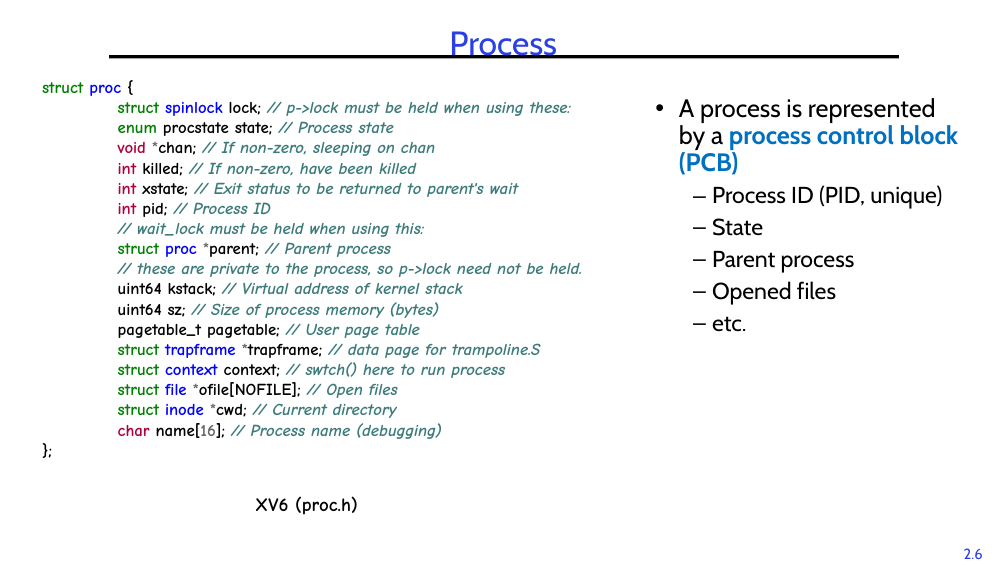
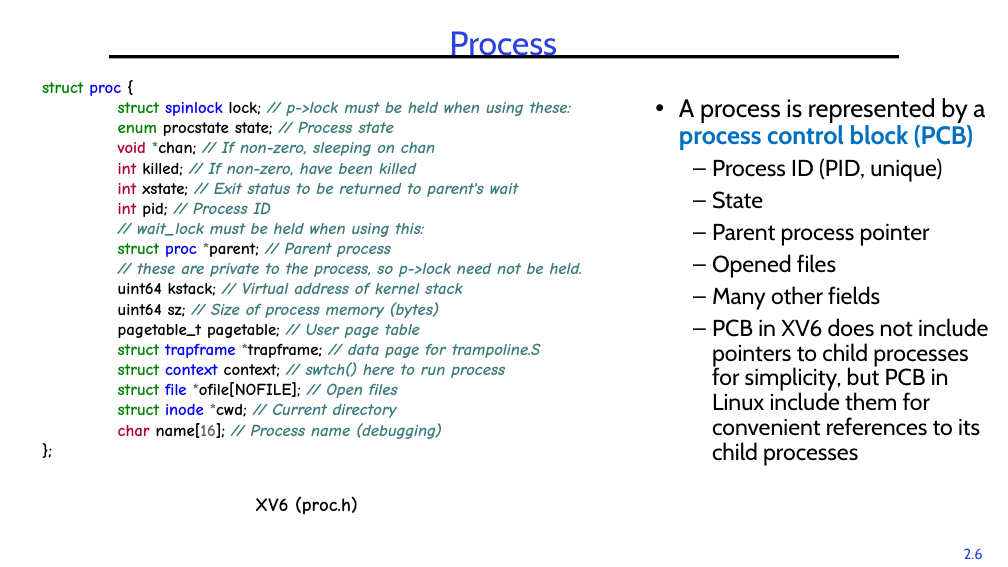
Before and after one commit to guhofstra/CSC256Fa25, a slide deck: slide 6 of PPTs/2-Processes.pptx. Drawn at 1008x567 pixels with LibreOffice and Linux fonts; fonts in the diff are those of the drawing. Boxes give left, top, right and bottom in pixels: in the first picture for what was removed or moved away, otherwise in the second. Text is boxed around its words. In the diff, an @@ line names an element or a change of style, - is before the commit and + after.

```diff
--- a/PPTs/2-Processes.pptx
+++ b/PPTs/2-Processes.pptx
@@ text at (712,224,930,246): text changed @@
-  – Parent process
+  – Parent process pointer
@@ text at (712,286,988,466): text changed @@
-  – etc.
+  – Many other fields
+  – PCB in XV6 does not include pointers to child processes for simplicity, but PCB in Linux include them for convenient references to its child processes
```
Also in this commit, not shown: 4 other slides changed, 1 other file.
